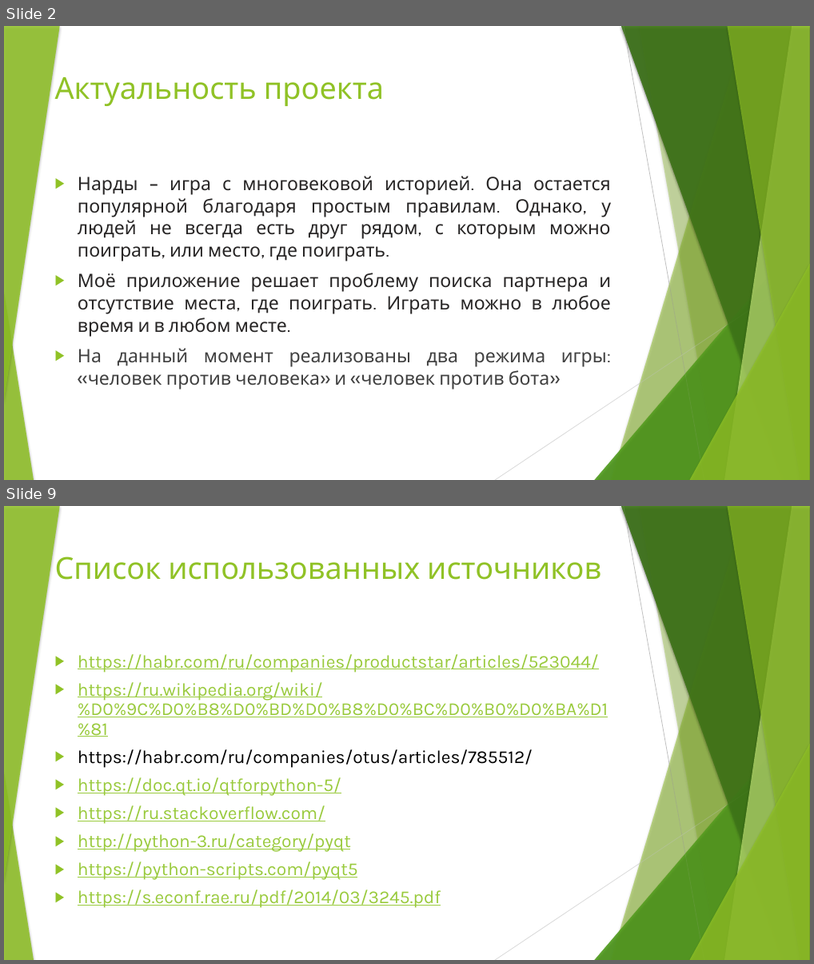
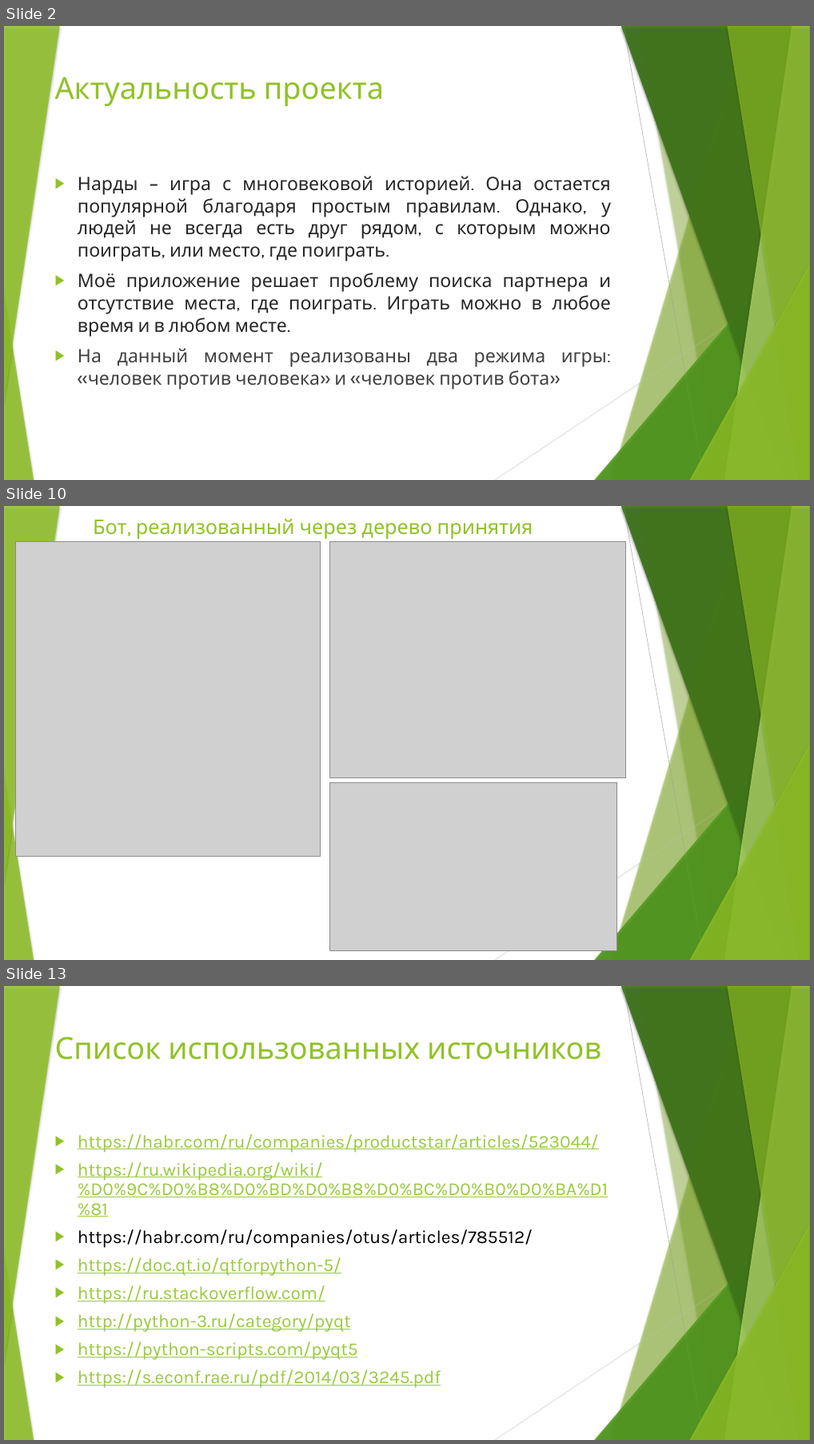
Before and after one commit to Dramon777/project, a slide deck: Приложение-игра «Длинные нарды» финальная версия.pptx. Shown one above the other, each under a label of ours: slides 2 and 9 before the commit, slides 2, 10 and 13 after it; the slides between them are not shown. The pictures are 814x964 and 814x1444 pixels, drawn with LibreOffice and Linux fonts; fonts in the diff are those of the drawing; grey boxes stand for pictures. Boxes give left, top, right and bottom in pixels: in the first picture for what was removed or moved away, otherwise in the second. Text is boxed around its words. In the diff, an @@ line names an element or a change of style, - is before the commit and + after.

```diff
--- a/Приложение-игра «Длинные нарды» финальная версия.pptx
+++ b/Приложение-игра «Длинные нарды» финальная версия.pptx
@@ slide 10 added at (x1=4, y1=506, x2=810, y2=960), background #FFFFFF; not listed: 18 template elements that a slide beside it also shows @@
@@ text added at (x1=93, y1=519, x2=534, y2=542), 24 pt, text #90C226 @@
+Бот, реализованный через дерево принятия решений
@@ picture added at (x1=16, y1=542, x2=321, y2=856) @@
@@ picture added at (x1=330, y1=542, x2=626, y2=778) @@
@@ picture added at (x1=330, y1=783, x2=617, y2=951) @@
@@ what was slide 9 is now slide 13 @@
```
Also in this commit, not shown: 5 slides changed, 4 other slides added, 1 slide removed, 1 other file.
